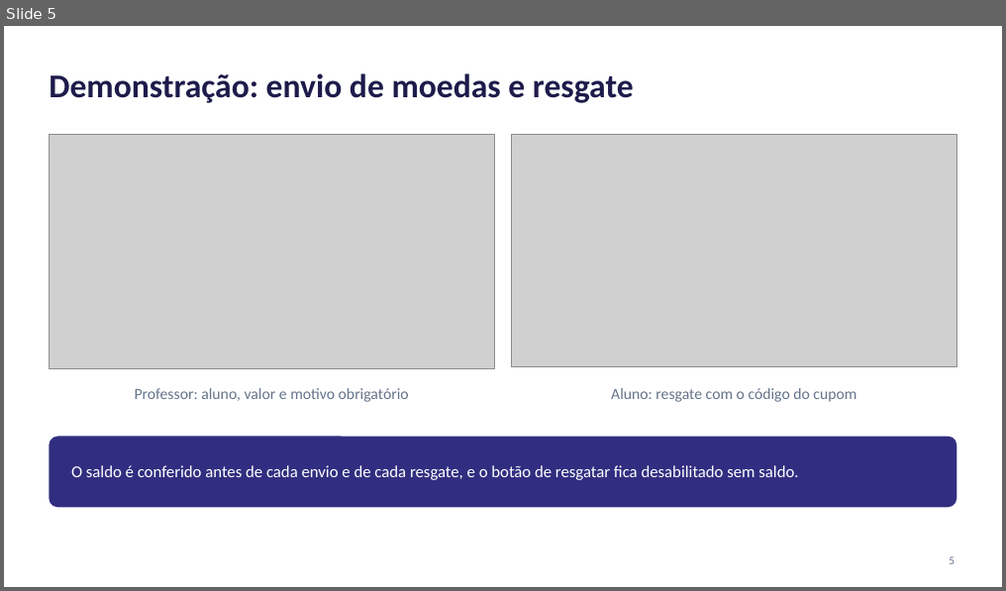
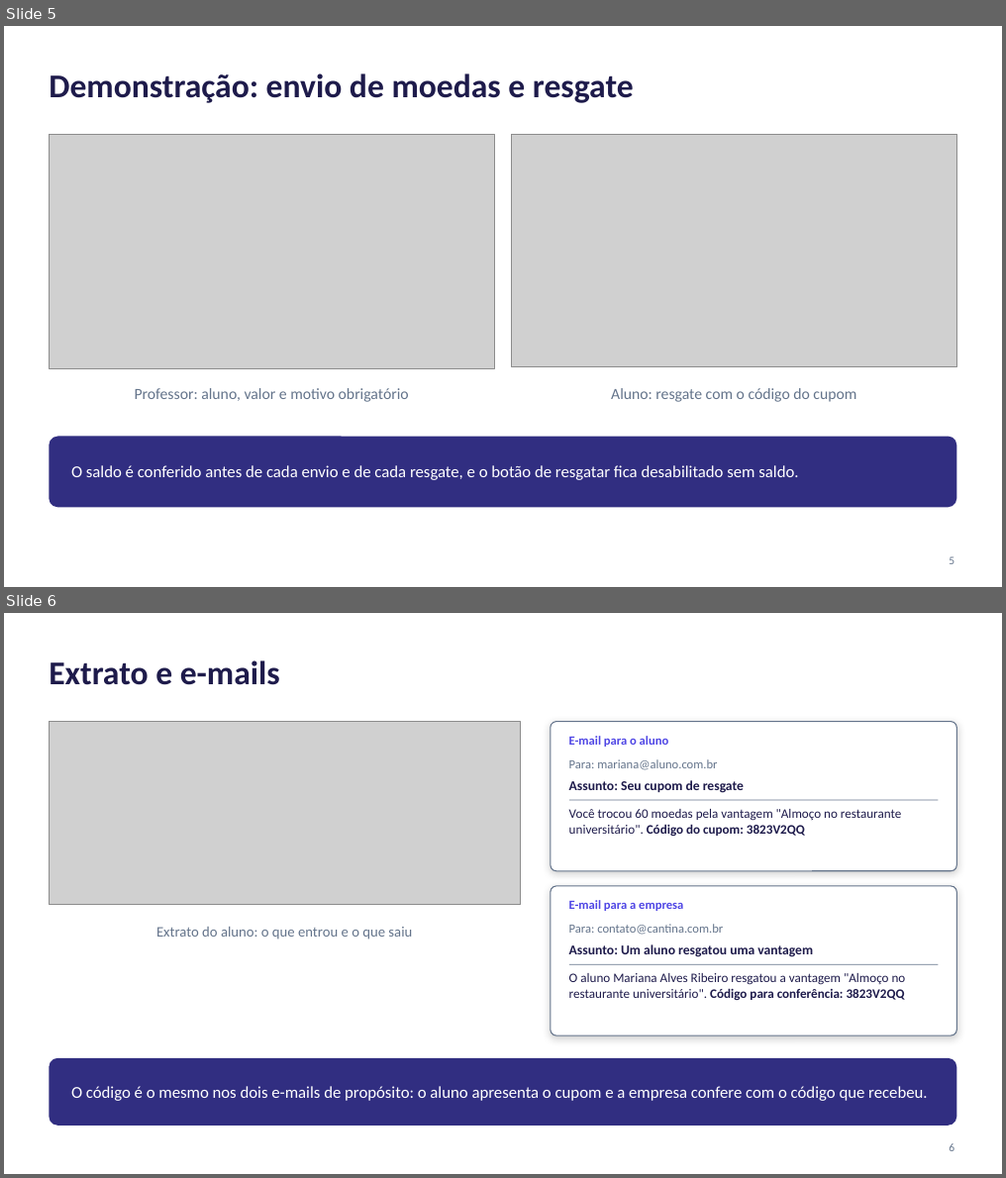
Before and after one commit to lucaslmchaves/sistema-moeda-estudantil, a slide deck: docs/apresentacao/Lab03S03-Apresentacao.pptx. Shown one above the other, each under a label of ours: slide 5 before the commit, slides 5 and 6 after it. The pictures are 1006x591 and 1006x1178 pixels, drawn with LibreOffice and Linux fonts; fonts in the diff are those of the drawing; grey boxes stand for pictures. Boxes give left, top, right and bottom in pixels: in the first picture for what was removed or moved away, otherwise in the second. Text is boxed around its words. In the diff, an @@ line names an element or a change of style, - is before the commit and + after.

```diff
--- a/docs/apresentacao/Lab03S03-Apresentacao.pptx
+++ b/docs/apresentacao/Lab03S03-Apresentacao.pptx
@@ slide 6 added at [4,613,1002,1174], background #FFFFFF @@
@@ title added at [49,661,280,685], 32 pt, text #1E1B4B, bold @@
+Extrato e e-mails
@@ picture added at [49,722,521,905] @@
@@ rounded rectangle added at [550,722,957,871], fill #FFFFFF, outline #64748B 1 pt @@
@@ text added at [569,736,669,747], 12 pt, text #4F46E5, bold @@
+E-mail para o aluno
@@ text added at [569,760,717,770], 12 pt, text #64748B @@
+Para: mariana@aluno.com.br
@@ text added at [569,780,744,793], 13 pt, text #1E1B4B, bold @@
+Assunto: Seu cupom de resgate
@@ line added from (569, 800) to (939, 800), #64748B 0.75 pt @@
@@ text added at [569,809,901,836], 12.5 pt, text #1E1B4B @@
+Você trocou 60 moedas pela vantagem "Almoço no restaurante universitário". Código do cupom: 3823V2QQ
@@ rounded rectangle added at [550,886,957,1036], fill #FFFFFF, outline #64748B 1 pt @@
@@ text added at [569,900,683,911], 12 pt, text #4F46E5, bold @@
+E-mail para a empresa
@@ text added at [156,927,412,940], 14 pt, text #64748B @@
+Extrato do aluno: o que entrou e o que saiu
@@ text added at [569,924,723,935], 12 pt, text #64748B @@
+Para: contato@cantina.com.br
@@ text added at [569,945,813,958], 13 pt, text #1E1B4B, bold @@
+Assunto: Um aluno resgatou uma vantagem
@@ line added from (569, 964) to (939, 964), #64748B 0.75 pt @@
@@ text added at [569,973,906,1000], 12.5 pt, text #1E1B4B @@
+O aluno Mariana Alves Ribeiro resgatou a vantagem "Almoço no restaurante universitário". Código para conferência: 3823V2QQ
@@ rounded rectangle added at [49,1059,957,1126], fill #312E81 @@
@@ text added at [71,1086,927,1101], 16 pt, text #FFFFFF @@
+O código é o mesmo nos dois e-mails de propósito: o aluno apresenta o cupom e a empresa confere com o código que recebeu.
@@ page number added at [948,1144,954,1152], 11 pt, text #64748B @@
+6
```
Also in this commit, not shown: 3 slides changed, 8 other slides added, 6 slides removed, 1 other file.
